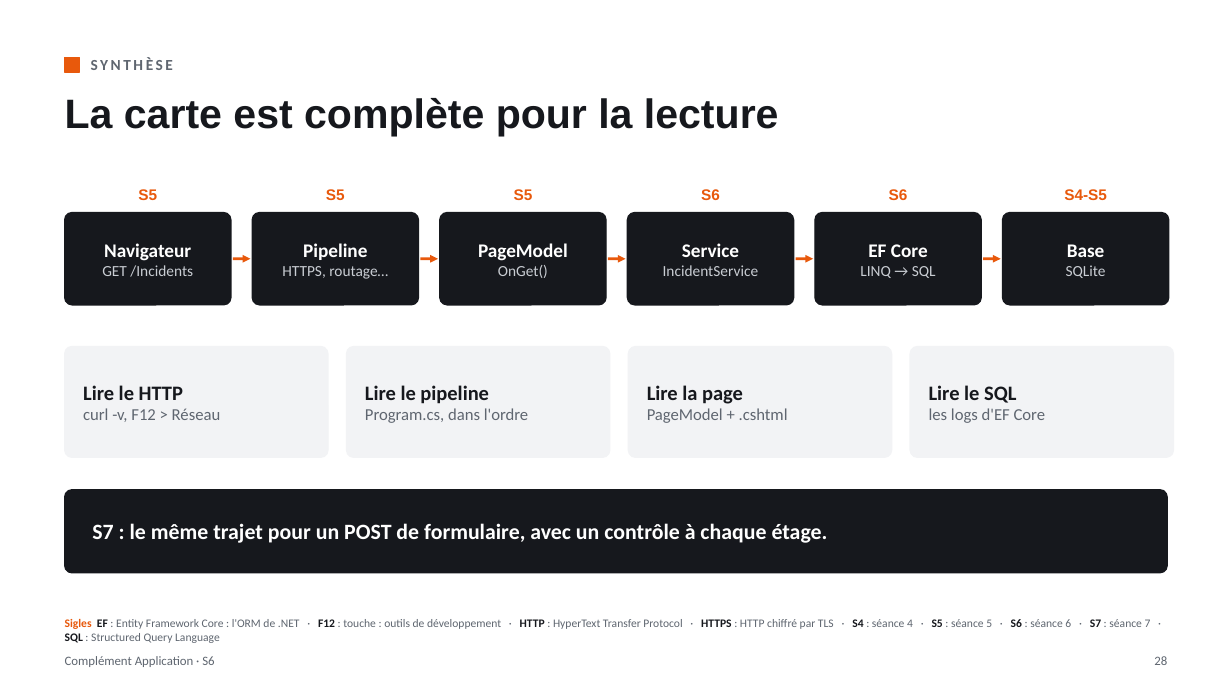
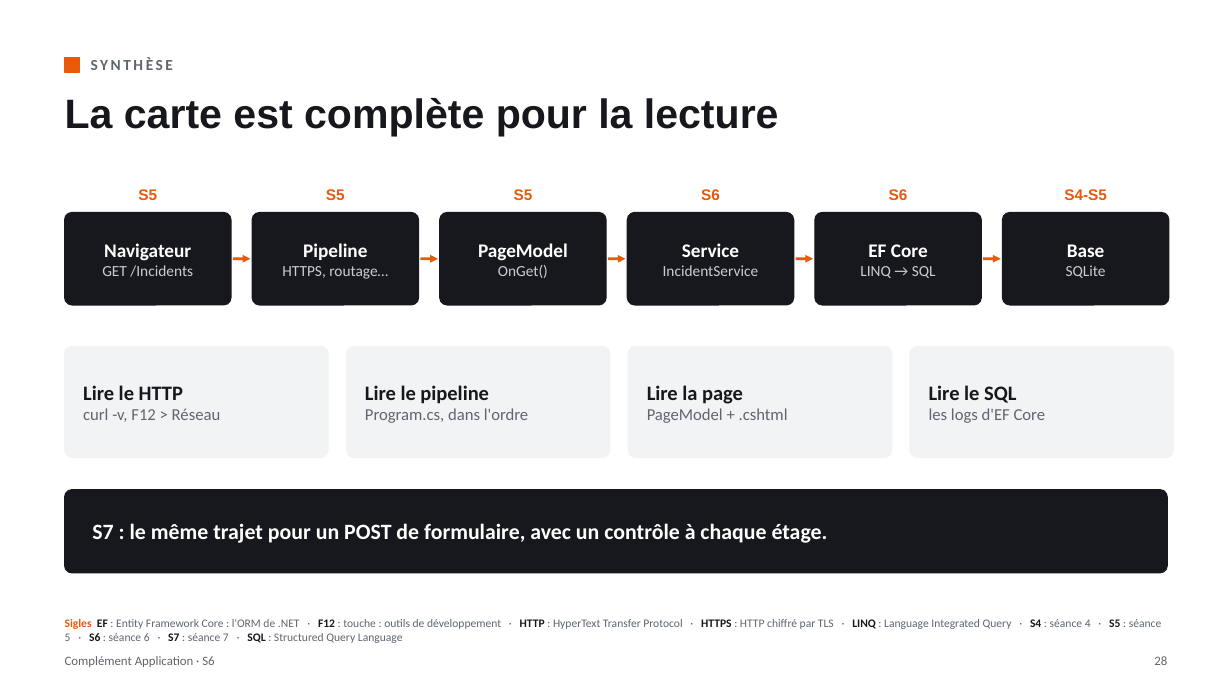
Before and after one commit to lle-condorcet/condorcet-2027, a slide deck: slide 28 of slides/LLE_CA_S06_EF_Core_en_couches.pptx. Drawn at 1232x693 pixels with LibreOffice and Linux fonts; fonts in the diff are those of the drawing. Boxes give left, top, right and bottom in pixels: in the first picture for what was removed or moved away, otherwise in the second. Text is boxed around its words. In the diff, an @@ line names an element or a change of style, - is before the commit and + after.

```diff
--- a/slides/LLE_CA_S06_EF_Core_en_couches.pptx
+++ b/slides/LLE_CA_S06_EF_Core_en_couches.pptx
@@ text at <box>65,619,1162,643</box>: text changed @@
-Sigles EF : Entity Framework Core : l'ORM de .NET · F12 : touche : outils de développement · HTTP : HyperText Transfer Protocol · HTTPS : HTTP chiffré par TLS · S4 : séance 4 · S5 : séance 5 · S6 : séance 6 · S7 : séance 7 · SQL : Structured Query Language
+Sigles EF : Entity Framework Core : l'ORM de .NET · F12 : touche : outils de développement · HTTP : HyperText Transfer Protocol · HTTPS : HTTP chiffré par TLS · LINQ : Language Integrated Query · S4 : séance 4 · S5 : séance 5 · S6 : séance 6 · S7 : séance 7 · SQL : Structured Query Language
```
Also in this commit, not shown: 1 other slide changed, 1 other file.
